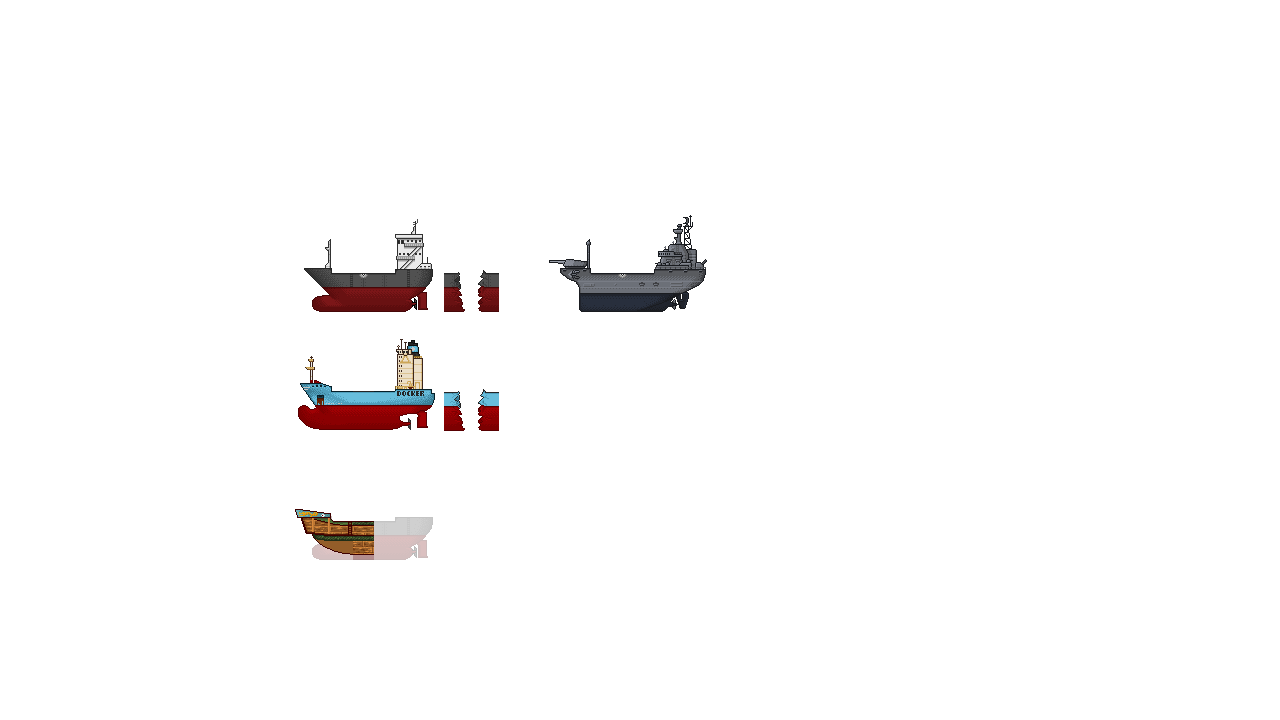
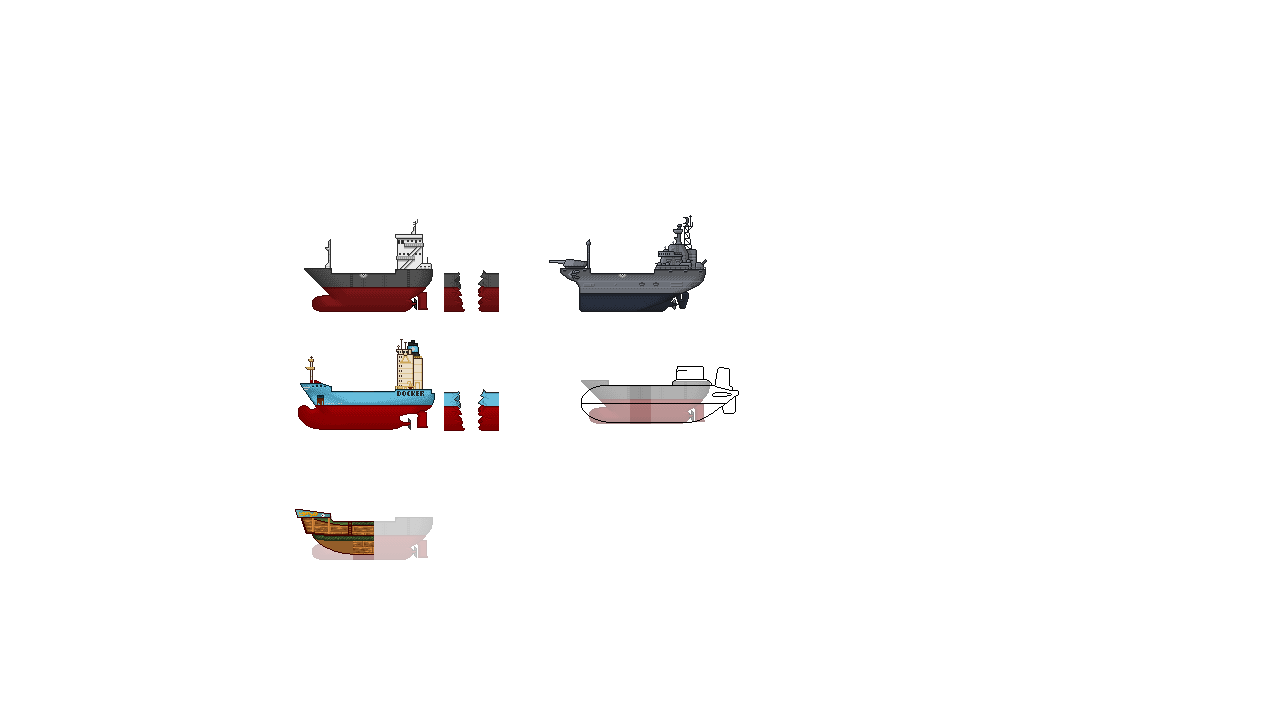
Comparing the layer stacks of the two (1280, 720) images. Changes:
added group "Parts U-Boot" with 13 layers above "Parts Nussschale" over bbox(581, 366, 739, 424)
added layer "uboat_body_left" in group "Parts U-Boot" over bbox(581, 385, 630, 423)
added layer "uboat_body_center" in group "Parts U-Boot" over bbox(630, 385, 651, 423)
added layer "uboat_body_right" in group "Parts U-Boot" over bbox(651, 366, 739, 423)
added layer "body left" (1st of 3, in "Parts U-Boot") in group "Parts U-Boot" over bbox(581, 380, 630, 424)
added layer "body center" (1st of 3, in "Parts U-Boot") in group "Parts U-Boot" over bbox(630, 385, 651, 424)
added layer "body right" (1st of 3, in "Parts U-Boot") in group "Parts U-Boot" over bbox(651, 381, 710, 424)
